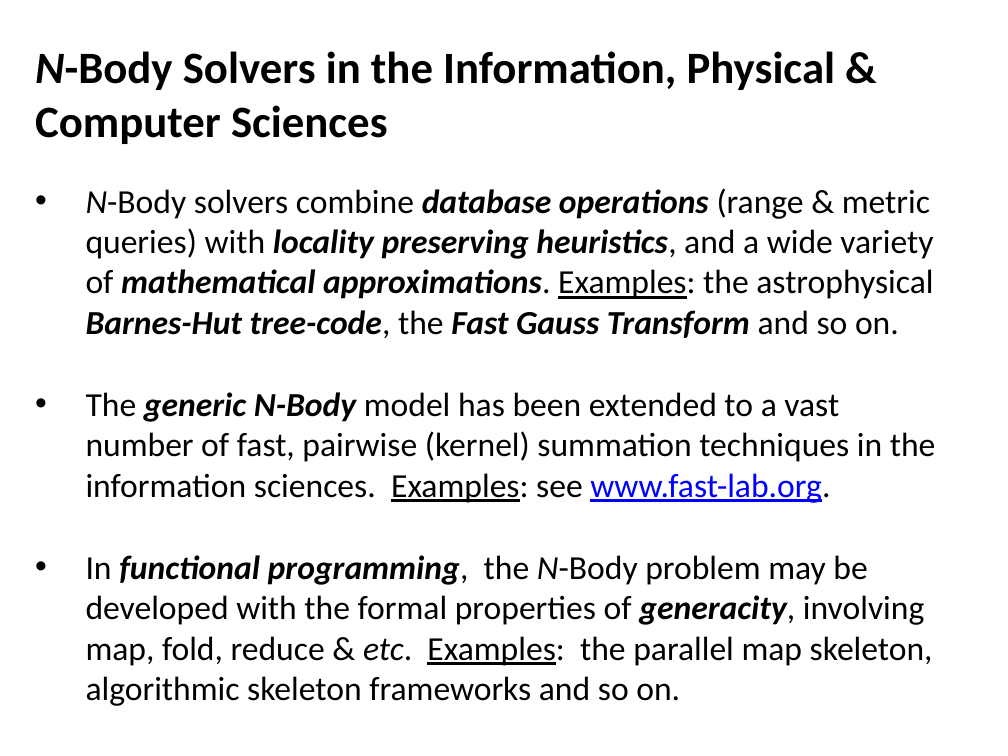
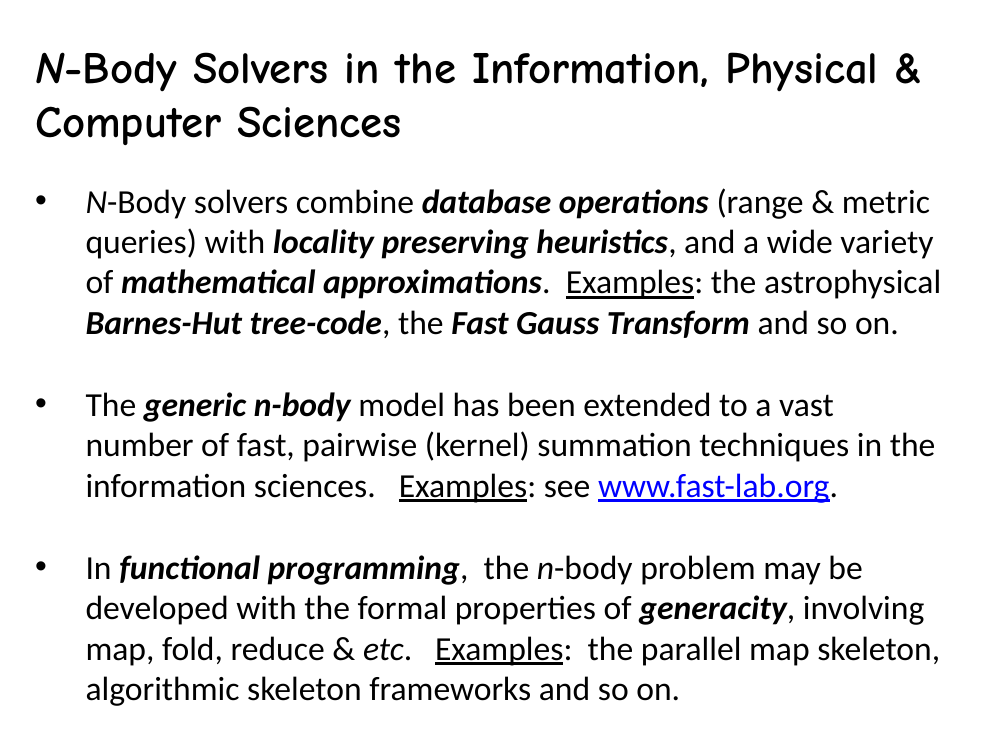
Before and after one commit to FreeON/spammpack, a slide deck: slide 5 of sandwitch_results_3_2015/spamm_big_picture.pptx. Drawn at 1008x756 pixels with LibreOffice and Linux fonts; fonts in the diff are those of the drawing. Boxes give left, top, right and bottom in pixels: in the first picture for what was removed or moved away, otherwise in the second. Text is boxed around its words. In the diff, an @@ line names an element or a change of style, - is before the commit and + after.

```diff
--- a/sandwitch_results_3_2015/spamm_big_picture.pptx
+++ b/sandwitch_results_3_2015/spamm_big_picture.pptx
@@ text at (x1=35, y1=52, x2=878, y2=145): font Calibri to Comic Neue in "N-Body Solvers in the Information, Physical & ..." @@
@@ text at (x1=86, y1=392, x2=940, y2=706): text changed @@
-• The generic N-Body model has been extended to a vast number of fast, pairwise (kernel) summation techniques in the information sciences. Examples: see www.fast-lab.org.
-• In functional programming, the N-Body problem may be developed with the formal properties of generacity, involving map, fold, reduce & etc. Examples: the parallel map skeleton, algorithmic skeleton frameworks and so on.
+• The generic n-body model has been extended to a vast number of fast, pairwise (kernel) summation techniques in the information sciences. Examples: see www.fast-lab.org.
+• In functional programming, the n-body problem may be developed with the formal properties of generacity, involving map, fold, reduce & etc. Examples: the parallel map skeleton, algorithmic skeleton frameworks and so on.
```
Also in this commit, not shown: 10 other slides changed, 2 slides added, 3 slides removed, 6 other files.
